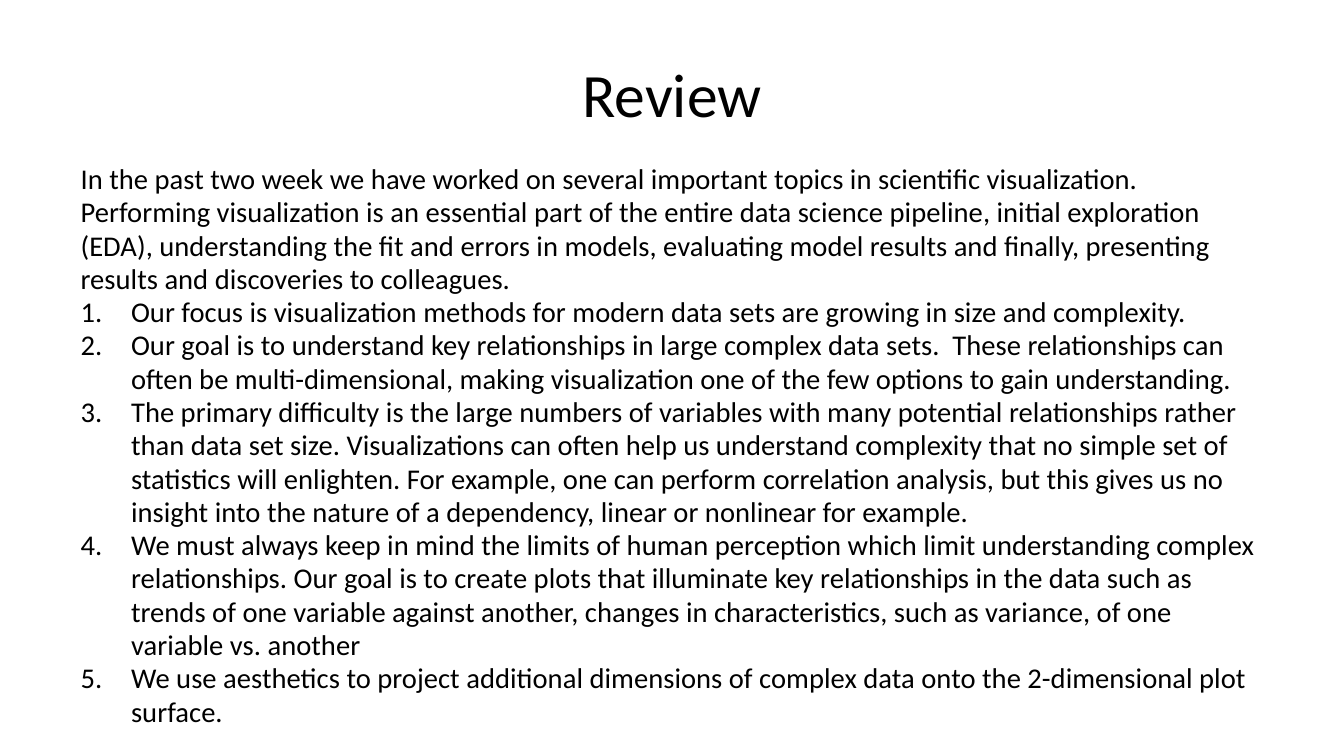
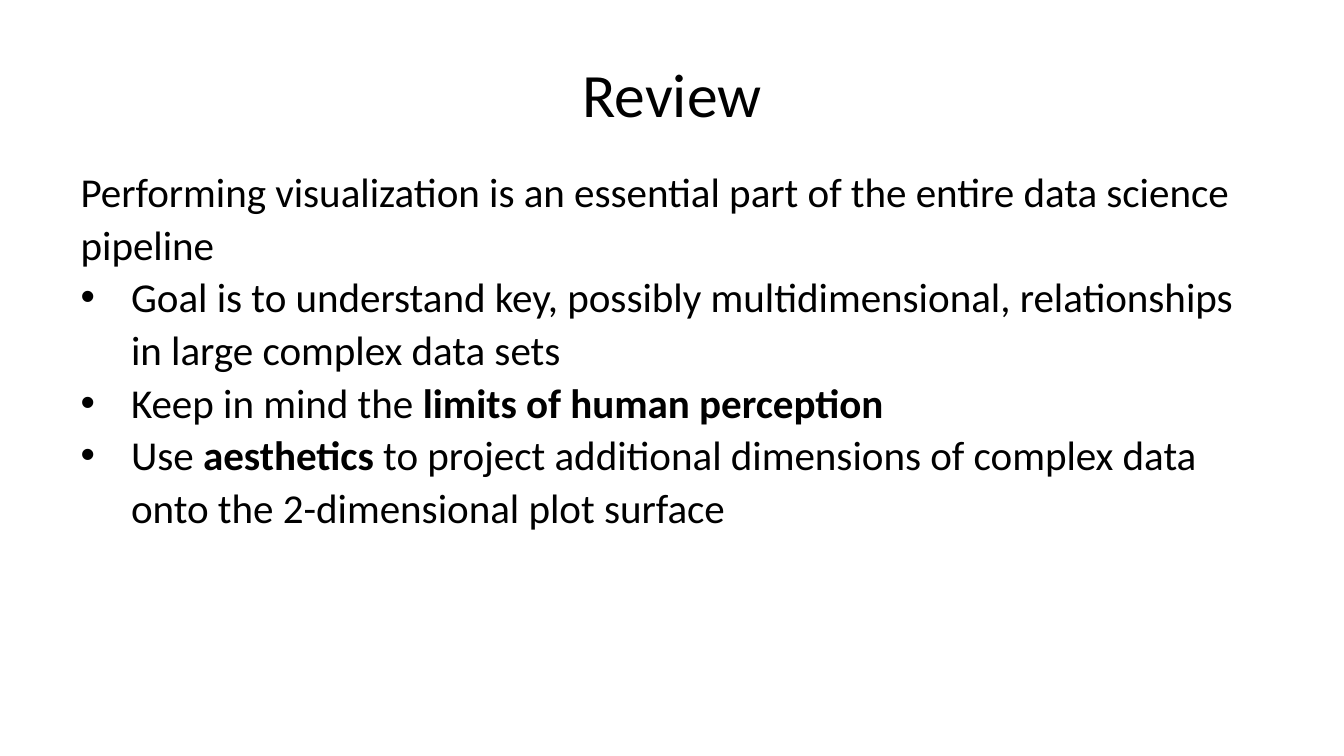
Before and after one commit to StephenElston/CSCI-E-83, a slide deck: slide 3 of LectureSlides/04_SamplingAndSimulation.pptx (slide 2 before the commit). Drawn at 1344x756 pixels with LibreOffice and Linux fonts; fonts in the diff are those of the drawing. Boxes give left, top, right and bottom in pixels: in the first picture for what was removed or moved away, otherwise in the second. Text is boxed around its words. In the diff, an @@ line names an element or a change of style, - is before the commit and + after.

Commit message:
Added visualization review slides and examples

```diff
--- a/LectureSlides/04_SamplingAndSimulation.pptx
+++ b/LectureSlides/04_SamplingAndSimulation.pptx
@@ text at box(81, 178, 1233, 530): text changed; size 15.3 to 22 pt @@
-In the past two week we have worked on several important topics in scientific visualization. Performing visualization is an essential part of the entire data science pipeline, initial exploration (EDA), understanding the fit and errors in models, evaluating model results and finally, presenting results and discoveries to colleagues.
-1. Our focus is visualization methods for modern data sets are growing in size and complexity.
-2. Our goal is to understand key relationships in large complex data sets. These relationships can often be multi-dimensional, making visualization one of the few options to gain understanding.
-3. The primary difficulty is the large numbers of variables with many potential relationships rather than data set size. Visualizations can often help us understand complexity that no simple set of statistics will enlighten. For example, one can perform correlation analysis, but this gives us no insight into the nature of a dependency, linear or nonlinear for example.
-4. We must always keep in mind the limits of human perception which limit understanding complex relationships. Our goal is to create plots that illuminate key relationships in the data such as trends of one variable against another, changes in characteristics, such as variance, of one variable vs. another
-5. We use aesthetics to project additional dimensions of complex data onto the 2-dimensional plot surface.
+Performing visualization is an essential part of the entire data science pipeline
+• Goal is to understand key, possibly multidimensional, relationships in large complex data sets
+• Keep in mind the limits of human perception
+• Use aesthetics to project additional dimensions of complex data onto the 2-dimensional plot surface
```
Also in this commit, not shown: 5 other slides changed, 6 slides added, 1 slide removed, 2 other files.
